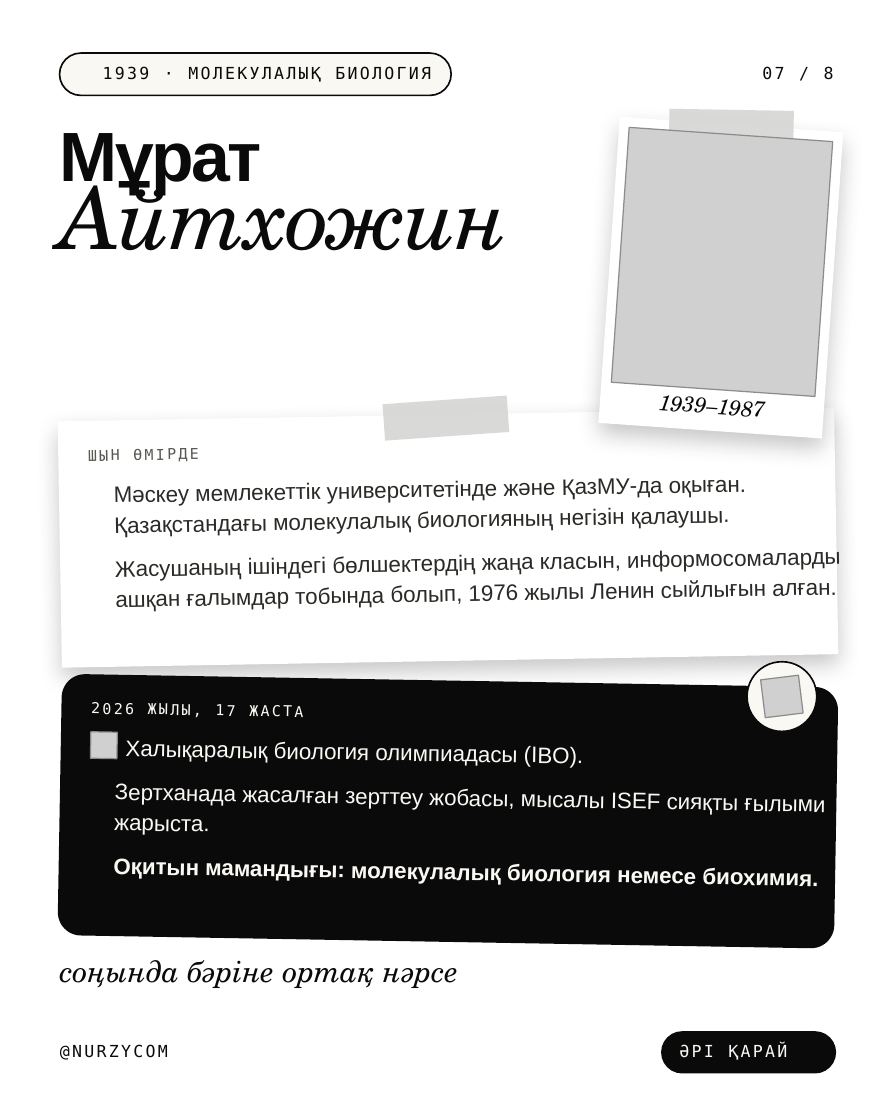
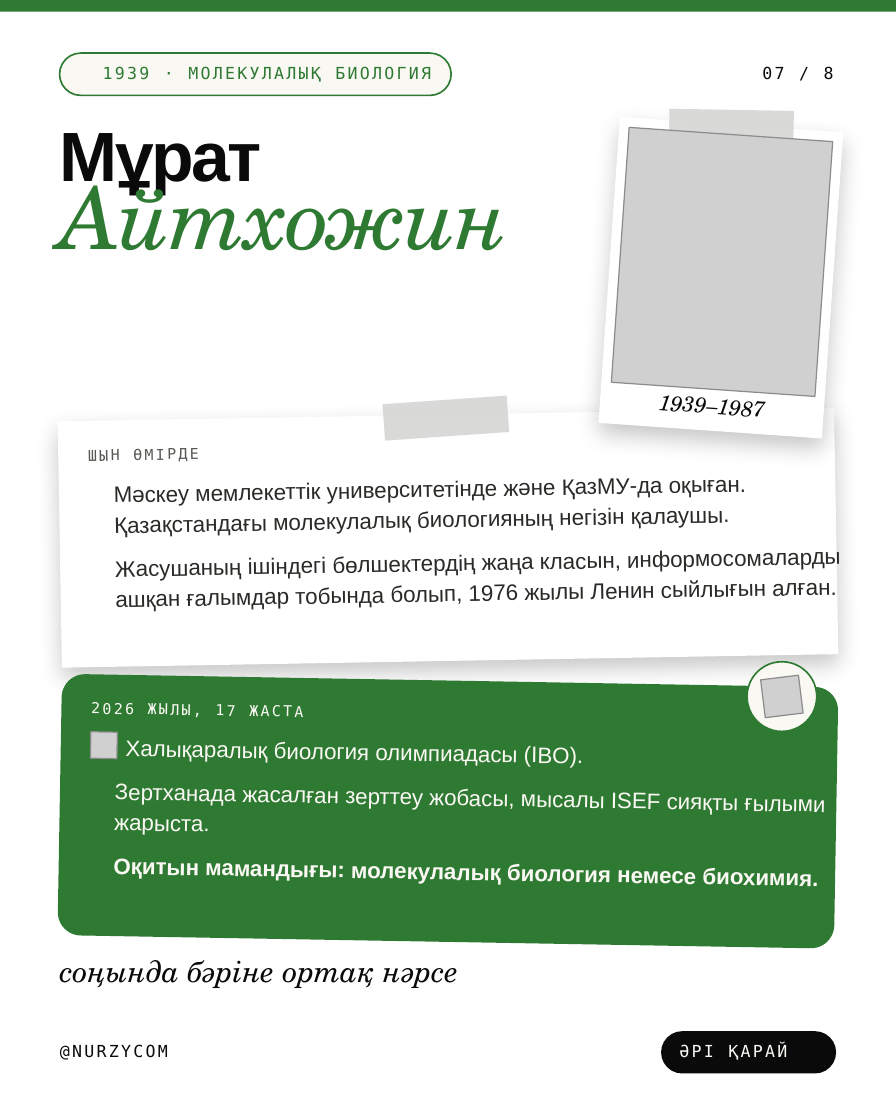
Before and after one commit to galiandojonathan-ship-it1/nurzycom_brand, a slide deck: slide 7 of social/pptx/kz-scientists.pptx. Drawn at 896x1120 pixels with LibreOffice and Linux fonts; fonts in the diff are those of the drawing; grey boxes stand for pictures; background and template pictures are left out. Boxes give left, top, right and bottom in pixels: in the first picture for what was removed or moved away, otherwise in the second. Text is boxed around its words. In the diff, an @@ line names an element or a change of style, - is before the commit and + after.

```diff
--- a/social/pptx/kz-scientists.pptx
+++ b/social/pptx/kz-scientists.pptx
@@ rectangle added at [0,0,896,12], fill #2F7A33 @@
@@ rounded rectangle at [60,53,452,94]: outline #0A0A0A 1 pt to #2F7A33 1 pt @@
@@ text "1939 · МОЛЕКУЛАЛЫҚ БИОЛОГИЯ" at [103,66,431,82]: text colour #0A0A0A to #2F7A33 @@
@@ text "Мұрат Айтхожин" at [60,133,509,251]: text colour #0A0A0A to #2F7A33 in "Айтхожин" @@
@@ ellipse at [743,658,820,735]: outline #0A0A0A 1 pt to #2F7A33 1 pt @@
@@ rounded rectangle at [58,674,838,949]: fill #0A0A0A to #2F7A33 @@
```
Also in this commit, not shown: 5 other slides changed, 14 other files.
